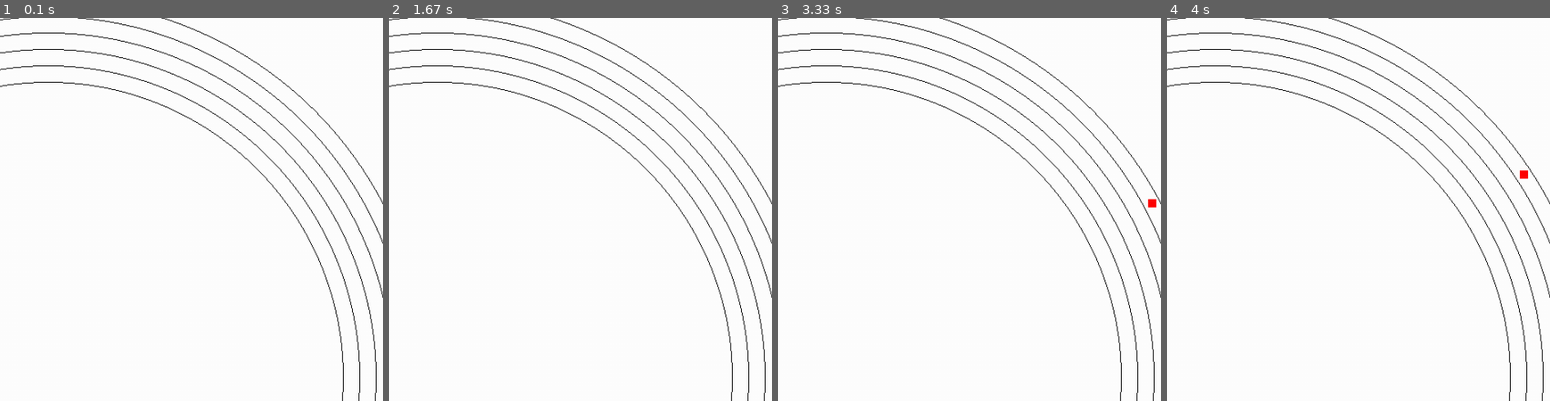
Above: before the commit, frames 1-4 (left to right).
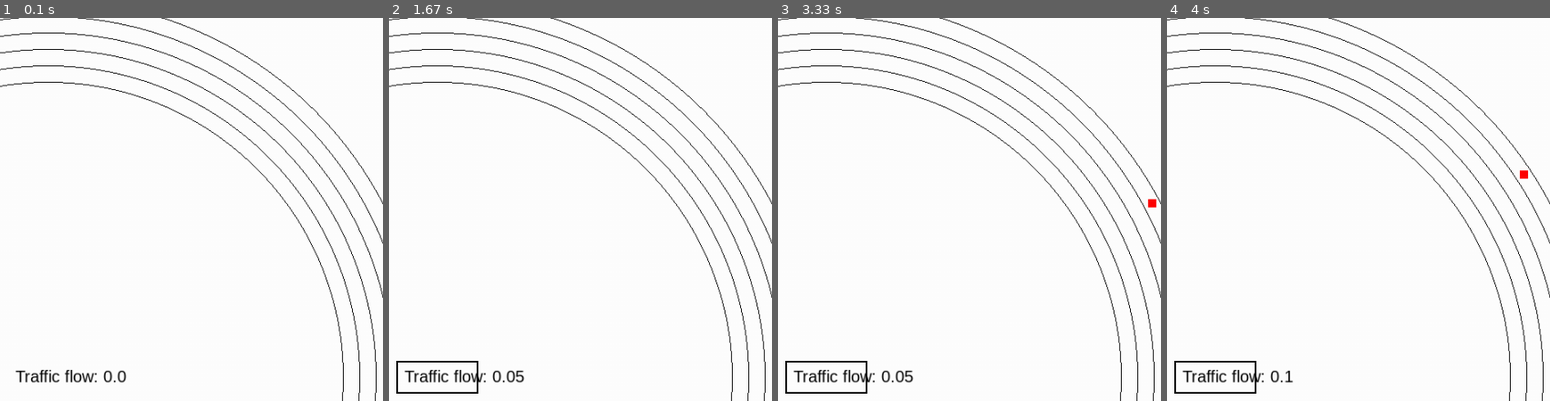
Above: after the commit, the same moments.

Repository: atonderski/TrafficMadness
Game: pygame game, started from traffic_madness/main.py
Same seed, same stepped clock (60 frames per second), same inputs: the game is played once before the commit and once after it.
Inputs:
- Up to frame 1 (0.1 s): no input
- Up to frame 2 (1.67 s): no input
- Up to frame 3 (3.33 s): no input
- Up to frame 4 (4 s): no input
The pictures show only the part of the screen within x 44-94%, y 3-53%; the shares and areas given below are measured in that part.

The runs differ from the first frame. In frame 1, 0.5% of the frame differs, in the area x 4-34%, y 91-96%; in frame 2, 0.8%, in the area x 1-36%, y 89-99%; in frame 3, 0.8%; in frame 4, 0.7%.

Commit message:
Added traffic flow calculation and output to pygame
Still needs some fine tuning, but is the first thing working.

Diff:
--- a/traffic_madness/drawer/__init__.py
+++ b/traffic_madness/drawer/__init__.py
@@ -1,4 +1,4 @@
 class Drawer(object):
 
-    def update(self, cars):
+    def update(self, cars, observable):
         pass
--- a/traffic_madness/drawer/pygame_drawer.py
+++ b/traffic_madness/drawer/pygame_drawer.py
@@ -27,6 +27,9 @@
         self.screen.blit(self.bg_surface, (0, 0))
         pygame.display.flip()
 
+        # Add a font to write stuff
+        self.font = pygame.font.SysFont('Arial', 20)
+
     def setup_screen(self, resolution, title):
         """ Set up and return screen and background."""
         screen = pygame.display.set_mode(resolution)
@@ -50,7 +53,7 @@
                     pygame.quit()
                     sys.exit()
 
-    def update(self, cars):
+    def update(self, cars, flow):
         self.event_loop()
 
         def _rect_from_car(car):
@@ -67,6 +70,12 @@
 
         self.screen.blit(self.bg_surface, (0, 0))
 
+        # Add rectangle with text into the middle of the circle
+        rect = pygame.Rect(450, 480, 100, 40)
+        pygame.draw.rect(self.bg_surface, (0, 0, 0), rect, 2)
+        test_text = 'Traffic flow: ' + str(flow)
+        self.screen.blit(self.font.render(test_text, True, (0, 0, 0)), (460, 487))
+
         for index, car_rect in enumerate(car_rects):
             rect_surface = pygame.Surface(car_rect.size)
             rect_surface.fill(cars[index].color)
--- a/traffic_madness/main.py
+++ b/traffic_madness/main.py
@@ -1,8 +1,10 @@
 import pygame
+import numpy as np
 
 from traffic_madness.config import Config
 from traffic_madness.drawer.pygame_drawer import PyGameDrawer
 from traffic_madness.track.multi_lane_track import MultiLaneTrack
+from traffic_madness.observables.traffic_flow import traffic_flow
 
 
 def run_simulation():
@@ -14,9 +16,15 @@
     # Add to drawer, make max_num_cars known to drawer so we can have a fixed
     # number of rects and use selective blit instead of the whole screen.
     drawer = PyGameDrawer((1000, 1000), "Traffic Madness Simulation", track)
+
+    # Define an array for averaging the traffic flow
+    flow_array = np.zeros(20)
     while True:
         track.update()
-        drawer.update(track.get_all_cars())
+        # Get flow and updated flow array
+        flow, flow_array = traffic_flow(track.get_flow_cars(), flow_array)
+        # Give flow to the drawer to draw it
+        drawer.update(track.get_all_cars(), flow)
 
 
 if __name__ == '__main__':
--- /dev/null
+++ b/traffic_madness/observables/traffic_flow.py
@@ -0,0 +1,8 @@
+import numpy as np
+
+# Function gets the cars leaving a bucket as input and averages over
+# a certain number of timesteps (length of flows)
+def traffic_flow(cars_moved, flows):
+    flows = np.delete(flows, 0)
+    flows = np.append(flows, cars_moved)
+    return np.average(flows), flows
--- a/traffic_madness/track/multi_lane_track.py
+++ b/traffic_madness/track/multi_lane_track.py
@@ -88,3 +88,7 @@
     def get_all_cars(self):
         """Returns a list of all the car positions"""
         return self.cars.get_all_cars()
+
+    def get_flow_cars(self):
+        # Get number of cars that left a bucket this timestep
+        return self.cars.get_flow()
--- a/traffic_madness/track/trackbucket.py
+++ b/traffic_madness/track/trackbucket.py
@@ -14,6 +14,8 @@
         self.num_lanes = num_lanes
         n_buckets = float(track_length) / bucket_length
         self.bucket_list = []
+        # Add flow ariable
+        self.cars_leaving = 0
         if int(n_buckets) == n_buckets:
             for _ in range(int(n_buckets)):
                 self.bucket_list.append([])
@@ -38,6 +40,9 @@
         if old_bucket_index == new_bucket_index:
             return
         else:
+            # For one bucket calculate flow
+            if old_bucket_index == 0:
+                self.cars_leaving += 1
             self.bucket_list[old_bucket_index].remove(car)
             self.bucket_list[new_bucket_index].append(car)
 
@@ -86,3 +91,9 @@
                 car.position -= self.track_length
         cars.sort(key=lambda x: x.position)
         return cars
+
+    def get_flow(self):
+        # Temporary variable to set cars_leaving back to 0 after each time step
+        temp = self.cars_leaving
+        self.cars_leaving = 0
+        return temp
Empty file added: traffic_madness/observables/__init__.py
